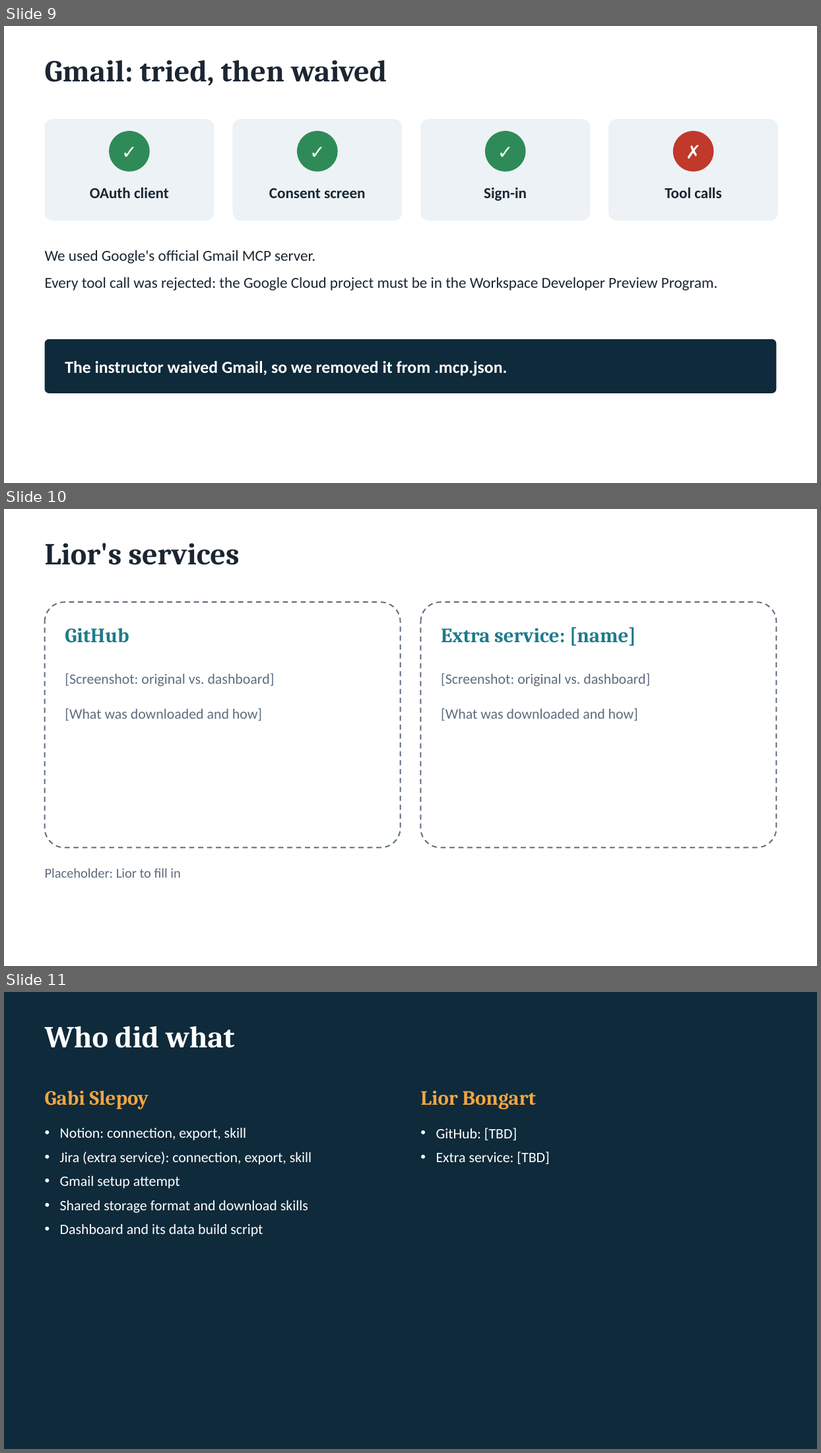
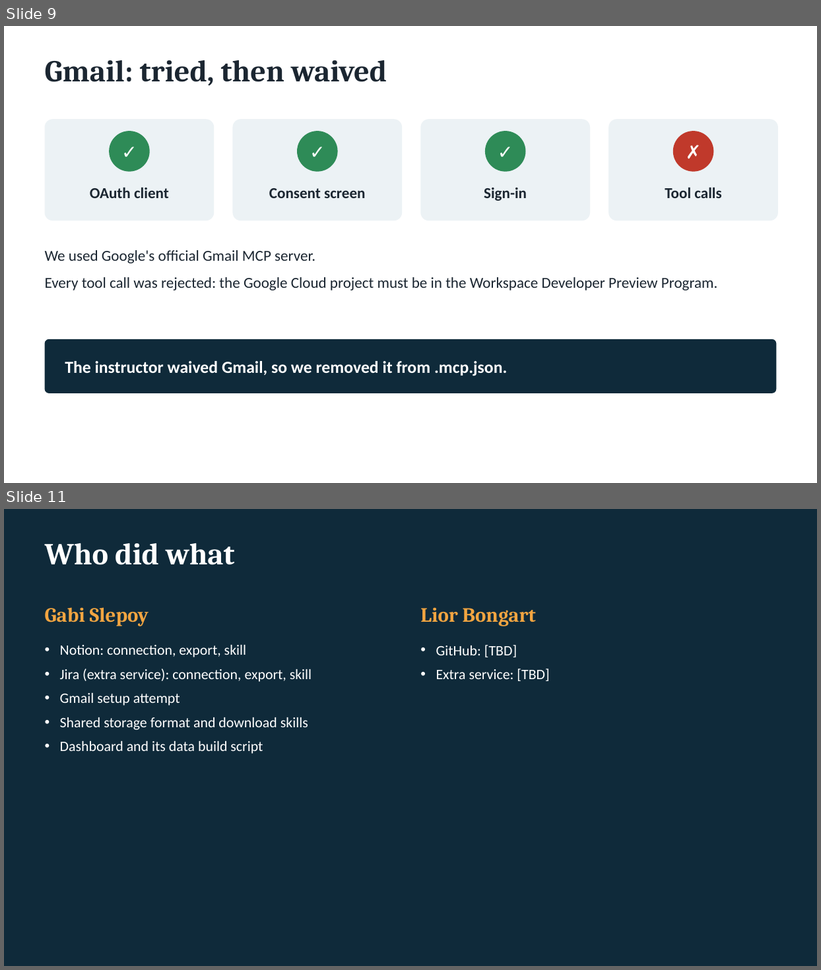
Before and after one commit to aiassistedyu-pixel/mcp-services-dashboard, a slide deck: presentation/project.pptx. Shown one above the other, each under a label of ours: slides 9, 10 and 11 before the commit, slides 9 and 11 after it; the slides between them are not shown. The pictures are 821x1453 and 821x970 pixels, drawn with LibreOffice and Linux fonts; fonts in the diff are those of the drawing. Boxes give left, top, right and bottom in pixels: in the first picture for what was removed or moved away, otherwise in the second. Text is boxed around its words. In the diff, an @@ line names an element or a change of style, - is before the commit and + after.

```diff
--- a/presentation/project.pptx
+++ b/presentation/project.pptx
@@ slide 10 removed at bbox=[4, 509, 817, 966], background #FFFFFF @@
@@ text removed at bbox=[45, 543, 240, 565] @@
-Lior's services
@@ rounded rectangle removed at bbox=[45, 602, 401, 848] @@
@@ rounded rectangle removed at bbox=[420, 602, 776, 848] @@
@@ text removed at bbox=[441, 627, 636, 646] @@
-Extra service: [name]
@@ text removed at bbox=[65, 628, 129, 643] @@
-GitHub
@@ text removed at bbox=[65, 673, 275, 721] @@
-[Screenshot: original vs. dashboard]
-[What was downloaded and how]
@@ text removed at bbox=[441, 673, 650, 721] @@
-[Screenshot: original vs. dashboard]
-[What was downloaded and how]
@@ text removed at bbox=[45, 868, 180, 878] @@
-Placeholder: Lior to fill in
```
Also in this commit, not shown: 1 slide added, 2 other files.
